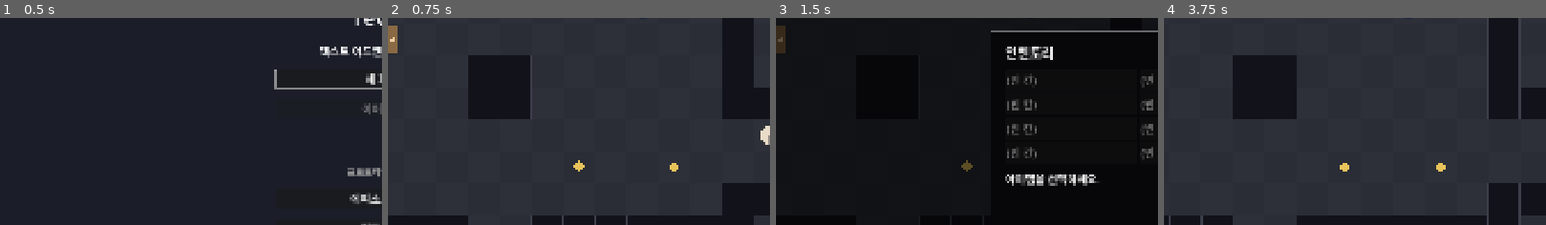
Above: before the commit, frames 1-4 (left to right).
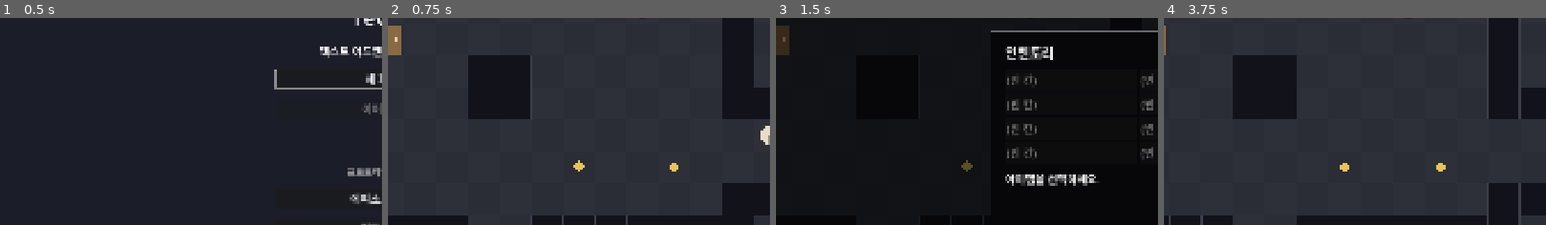
Above: after the commit, the same moments.

Repository: HomilBBANG/rt_Tevah
Game: Godot game, scene res://scenes/title.tscn
Same seed, same stepped clock (60 frames per second), same inputs: the game is played once before the commit and once after it.
Inputs (mouse positions are % of the whole screen's width and height, from its top left):
- Up to frame 1 (0.5 s): no input
- Up to frame 2 (0.75 s): click "새 회차" at 0.5 s
- Up to frame 3 (1.5 s): click "소지품 0/8" at 1.25 s
- Up to frame 4 (3.75 s): click "타이틀로" at 2 s; click "닫기" at 2.75 s; tap Enter (ui_accept) at 3.5 s; move the mouse to (72, 46) at 3.52 s; hold D (dodge_right) from 3.53 s (still down); hold E (interact) from 3.53 s (still down); click (72, 46) at 3.67 s
The pictures show only the part of the screen within x 0-50%, y 23-72%; the shares and areas given below are measured in that part.

Frame 1 is identical in both runs. In frame 2, 0.2% of the frame differs, in the area x 0-4%, y 3-18%; in frame 3, 0.2%; in frame 4, less than 0.1%.

Commit message:
Doors open/close with E and block sight; empty map space is black
- Exits start closed: solid for player and enemies and block enemy sight;
  E toggles; walking into an open door's tile leaves the map
- Map tile ' ' = empty space (black, impassable); area outside the map
  is drawn black; map editor gets an 'empty space' brush and pads
  resized maps with it
- Tests: door open/close/walk-through, sight blocked by a closed door,
  empty-space painting

Co-Authored-By: Claude Opus 5.5 <noreply@anthropic.com>

Diff:
--- a/scenes/field/field.gd
+++ b/scenes/field/field.gd
@@ -4,7 +4,9 @@
 ## - 이동 중 게임 시계가 실시간으로 흐르고 생존 파라미터가 줄어든다 (전투·대화·메뉴 중에는 멈춤).
 ## - 적과 닿으면 턴제 전투(화면 위에 겹쳐 띄움) → 승리: 적 제거 / 도주: 잠시 유예 / 사망: 회차 종료
 ## - NPC 에게 말을 걸면 대화 화면(scenes/main_play)을 겹쳐 띄우고 필드 대화 진행, EXIT 에서 복귀.
-## - 베이스캠프 거점(camp)에서 식사·위생·잠(1시간 단위, 자고 나면 저장). 출구(exit)로 맵 이동.
+## - 베이스캠프 거점(camp)에서 식사·위생·잠(1시간 단위, 자고 나면 저장).
+## - 문(exit): E 로 열고 닫는다. 닫힌 문은 막히고 시야도 가린다. 열린 문 칸으로 걸어 들어가면 그 맵으로 나간다.
+## - 맵 칸: '#' 벽, '.' 바닥, ' ' 빈 공간(검은색, 지나갈 수 없음).
 ## - 저장은 베이스캠프에서만: 잠을 자면 저장되고, 고양이가 와 있으면 고양이에게도 저장할 수 있다(대화 효과 save).
 ## - NPC 는 FieldObjects.schedule 의 시간대에만 나타난다 (예: 고양이의 하루 루틴). 시계가 흐르면 바로 반영.
 ## 회차 상태(시계·생존·몸·처치한 적·조사한 곳·소지품)는 GameState 에 있고, 베이스캠프에서만 저장된다.
@@ -25,7 +27,7 @@
 const WALL_LAYER := 1
 const ACTOR_LAYER := 2
 const NPC_LAYER := 4
-const DOOR_LAYER := 8            # 문(출구): 플레이어·적 모두 통과 못 함. 시야(벽 레이어)는 막지 않음
+const DOOR_LAYER := 8            # 닫힌 문: 플레이어·적 모두 통과 못 하고, 적의 시야도 막는다 (field_enemy._can_see)
 const INTERACT_RANGE := 1.1      # 칸
 const TOAST_TIME := 3.0
 
@@ -111,6 +113,11 @@
 	_update_hud()
 
 
+## 지나갈 수 없는 칸: 벽(#)과 빈 공간(공백)
+static func _is_solid(ch: String) -> bool:
+	return ch != "."
+
+
 func _build_walls() -> void:
 	var body := StaticBody2D.new()
 	body.collision_layer = WALL_LAYER
@@ -121,11 +128,11 @@
 		var row: String = map.tiles[y]
 		var x := 0
 		while x < row.length():
-			if row[x] != "#":
+			if not _is_solid(row[x]):
 				x += 1
 				continue
 			var start := x
-			while x < row.length() and row[x] == "#":
+			while x < row.length() and _is_solid(row[x]):
 				x += 1
 			var shape := CollisionShape2D.new()
 			var rect := RectangleShape2D.new()
@@ -194,7 +201,8 @@
 				spots.append({"kind": kind, "data": o, "pos": pos,
 					"done": GameState.field_has(map.map_id, "done", o.object_id)})
 				if o.type == "exit":
-					_add_door_body(pos)
+					spots.back().open = false
+					spots.back().body = _add_door_body(pos)
 			"npc":
 				var n := StaticBody2D.new()
 				n.set_script(NpcScript)
@@ -235,8 +243,8 @@
 	return false
 
 
-## 문 칸을 막는 충돌체 (문 앞에서 조사 키로 이동)
-func _add_door_body(pos: Vector2) -> void:
+## 닫힌 문 칸을 막는 충돌체 (열면 꺼진다)
+func _add_door_body(pos: Vector2) -> StaticBody2D:
 	var body := StaticBody2D.new()
 	body.collision_layer = DOOR_LAYER
 	body.collision_mask = 0
@@ -247,6 +255,17 @@
 	shape.shape = rect
 	body.add_child(shape)
 	%World.add_child(body)
+	return body
+
+
+## 문 열기·닫기. 문 칸 위에 서 있으면 닫지 않는다.
+func toggle_door(s: Dictionary) -> void:
+	if s.open and Rect2(s.pos - Vector2(tile, tile) / 2.0, Vector2(tile, tile)).grow(player.radius).has_point(player.global_position):
+		return
+	s.open = not s.open
+	s.body.collision_layer = 0 if s.open else DOOR_LAYER
+	%MapView.queue_redraw()
+	_near_spot = {}   # 안내 문구 다시 쓰기
 
 
 func _tile_center(x: float, y: float) -> Vector2:
@@ -273,6 +292,10 @@
 	for e in enemies:
 		if e.grace == 0.0 and e.global_position.distance_to(player.global_position) < player.radius + e.radius:
 			_start_combat(e)
+			return
+	for s in spots:
+		if s.kind == "exit" and s.open and Rect2(s.pos - Vector2(tile, tile) / 2.0, Vector2(tile, tile)).has_point(player.global_position):
+			load_map(s.data.ref)
 			return
 	_update_near_spot()
 
@@ -306,8 +329,12 @@
 		_near_spot = best
 		%Prompt.visible = not best.is_empty()
 		if not best.is_empty():
-			var verb: String = {"npc": "대화", "camp": "거점", "exit": "이동", "spot": "조사"}[best.kind]
-			%Prompt.text = "[E / Space]  %s: %s%s" % [verb, best.data.name, "  (조사함)" if best.kind == "spot" and best.done else ""]
+			var verb: String = {"npc": "대화", "camp": "거점", "exit": "문 열기", "spot": "조사"}[best.kind]
+			var extra := "  (조사함)" if best.kind == "spot" and best.done else ""
+			if best.kind == "exit" and best.open:
+				verb = "문 닫기"
+				extra = "   —   열린 문으로 걸어가면 나감"
+			%Prompt.text = "[E / Space]  %s: %s%s" % [verb, best.data.name, extra]
 
 
 # ---------------------------------------------------------------- 상호작용
@@ -318,7 +345,7 @@
 	match s.kind:
 		"npc": _start_dialogue(s)
 		"camp": _open_camp()
-		"exit": load_map(s.data.ref)
+		"exit": toggle_door(s)
 		"spot": await _investigate(s)
 
 
--- a/scenes/field/field_enemy.gd
+++ b/scenes/field/field_enemy.gd
@@ -56,7 +56,7 @@
 
 
 func _can_see(target: Vector2) -> bool:
-	var q := PhysicsRayQueryParameters2D.create(global_position, target, 1)   # 1 = 벽
+	var q := PhysicsRayQueryParameters2D.create(global_position, target, 1 | 8)   # 1 = 벽, 8 = 닫힌 문
 	return get_world_2d().direct_space_state.intersect_ray(q).is_empty()
 
 
--- a/scenes/field/map_view.gd
+++ b/scenes/field/map_view.gd
@@ -1,6 +1,7 @@
 extends Node2D
 ## 맵 바닥·벽 그리기 (아트 전 placeholder) + 상호작용 지점 표시
-##   조사(spot): 노란 마름모 (조사하면 회색) / 거점(camp): 초록 천막 / 출구(exit): 갈색 문
+##   조사(spot): 노란 마름모 (조사하면 회색) / 거점(camp): 초록 천막 / 출구(exit): 닫힌 문은 갈색, 열린 문은 어두운 틈
+##   빈 공간(' ')과 맵 바깥은 검은색
 
 const FLOOR := Color("2a2d36")
 const FLOOR_ALT := Color("2d3039")
@@ -13,11 +14,18 @@
 
 
 func _draw() -> void:
+	# 맵 바깥도 검게 (카메라가 맵 가장자리보다 조금 더 보여 줌)
+	var w := 0
+	for r in tiles:
+		w = maxi(w, String(r).length())
+	draw_rect(Rect2(Vector2(-4000, -4000), Vector2(w * tile + 8000, tiles.size() * tile + 8000)), Color.BLACK)
 	for y in tiles.size():
 		var row: String = tiles[y]
 		for x in row.length():
 			var r := Rect2(x * tile, y * tile, tile, tile)
-			if row[x] == "#":
+			if row[x] == " ":
+				continue   # 빈 공간: 검은 배경 그대로
+			elif row[x] == "#":
 				draw_rect(r, WALL)
 				draw_rect(r, WALL_EDGE, false, 2.0)
 			else:
@@ -30,8 +38,13 @@
 				draw_colored_polygon(PackedVector2Array([c + Vector2(0, -k), c + Vector2(k, k * 0.8), c + Vector2(-k, k * 0.8)]), Color("5fae6a"))
 				draw_line(c + Vector2(0, -k), c + Vector2(0, k * 0.8), Color("2c5a33"), 3.0)
 			"exit":
-				draw_rect(Rect2(c - Vector2(tile * 0.3, tile * 0.42), Vector2(tile * 0.6, tile * 0.84)), Color("8a6a44"))
-				draw_circle(c + Vector2(tile * 0.16, 0), 5.0, Color("e8d0a0"))
+				var door := Rect2(c - Vector2(tile * 0.42, tile * 0.46), Vector2(tile * 0.84, tile * 0.92))
+				if s.get("open", false):
+					draw_rect(door, Color("0b0b0e"))
+					draw_rect(door, Color("8a6a44"), false, 4.0)
+				else:
+					draw_rect(door, Color("8a6a44"))
+					draw_circle(c + Vector2(tile * 0.24, 0), 5.0, Color("e8d0a0"))
 			_:
 				var k := tile * 0.18
 				var pts := PackedVector2Array([c + Vector2(0, -k), c + Vector2(k, 0), c + Vector2(0, k), c + Vector2(-k, 0)])
--- a/tests/basecamp_smoke.gd
+++ b/tests/basecamp_smoke.gd
@@ -93,18 +93,31 @@
 	await _press_button("닫기")
 	await _snap("cat_back")
 
-	# 문은 통과 못 함: 출구 (7,6) 위에서 아래로 걸어도 막힘
+	# 닫힌 문은 통과 못 함: 출구 (7,6) 위에서 아래로 걸어도 막힘
 	_teleport(7, 5)   # 출구 (7,6) 위
 	await _wait(0.15)
 	Input.action_press("move_down")
 	await _wait(0.5)
 	Input.action_release("move_down")
-	check(f.player.position.y < 6.0 * f.tile, "문은 통과 못 함 (y=%.0f, 문 칸 위쪽 %.0f)" % [f.player.position.y, 6.0 * f.tile])
+	check(f.player.position.y < 6.0 * f.tile, "닫힌 문은 통과 못 함 (y=%.0f, 문 칸 위쪽 %.0f)" % [f.player.position.y, 6.0 * f.tile])
 	_teleport(7, 5)
 	await _wait(0.15)
-	_press("interact")
-	await _wait(0.3)
-	check(f.map.map_id == "test_field" and GameState.current_map == "test_field", "출구 → 탐험 지역")
+	check("문 열기" in f.get_node("%Prompt").text, "문 앞 → '문 열기' 안내")
+	_press("interact")
+	await _wait(0.2)
+	var door: Dictionary = f.spots.filter(func(s): return s.kind == "exit")[0]
+	check(door.open and f.map.map_id == "basecamp" and "문 닫기" in f.get_node("%Prompt").text, "E → 문이 열리기만 함 (아직 이동 안 함)")
+	await _snap("door_open")
+	_press("interact")
+	await _wait(0.2)
+	check(not door.open, "E 다시 → 문 닫힘")
+	_press("interact")
+	await _wait(0.2)
+	Input.action_press("move_down")
+	await _wait(0.6)
+	Input.action_release("move_down")
+	await _wait(0.2)
+	check(f.map.map_id == "test_field" and GameState.current_map == "test_field", "열린 문으로 걸어 나가면 → 탐험 지역")
 	# 실시간 흐름: 1초 ≈ 2분
 	var t1 := GameState.clock
 	var h1 := GameState.get_survival("hunger")
--- a/tests/field_smoke.gd
+++ b/tests/field_smoke.gd
@@ -77,6 +77,22 @@
 	await _wait(0.2)
 	check(f._dialogue_ui == null and not f.frozen, "대화 끝내기 → 복귀")
 
+	# 닫힌 문은 시야를 가린다: 문 (2,2) 를 사이에 두고 적 (2,4) ↔ 플레이어 (2,1)
+	var e0: Node = f.enemies[0]
+	var e0_pos: Vector2 = e0.position
+	var door: Dictionary = f.spots.filter(func(s): return s.kind == "exit")[0]
+	e0.position = Vector2(2.5, 4.5) * f.tile
+	_teleport(2, 1)
+	await get_tree().physics_frame
+	check(not e0._can_see(f.player.global_position), "닫힌 문 너머는 안 보임")
+	f.toggle_door(door)
+	await get_tree().physics_frame
+	await get_tree().physics_frame
+	check(door.open and e0._can_see(f.player.global_position), "문을 열면 보임")
+	f.toggle_door(door)
+	e0.position = e0_pos
+	await get_tree().physics_frame
+
 	# 추격: 적 1 (21,2) 시야 안, 벽 없는 곳으로
 	var e1: Node = f.enemies[0]
 	_teleport(floorf(e1.position.x / f.tile) - 3, 3)   # 같은 방, 3칸 옆 한 줄 아래
--- a/tests/map_editor_smoke.gd
+++ b/tests/map_editor_smoke.gd
@@ -47,6 +47,11 @@
 	ed.set_tool("floor")
 	cv.apply_tool(Vector2i(5, 6))
 	check(cv.is_floor(Vector2i(5, 6)), "바닥 칠하기")
+	ed.set_tool("void")
+	cv.apply_tool(Vector2i(5, 6))
+	check(String(ed.map.tiles[6])[5] == " " and not cv.is_floor(Vector2i(5, 6)), "빈 공간 칠하기")
+	ed.set_tool("floor")
+	cv.apply_tool(Vector2i(5, 6))
 	ed.set_tool("wall")
 	cv.apply_tool(Vector2i(10, 1))   # NPC 1 자리
 	check(cv.is_floor(Vector2i(10, 1)), "물체가 있는 칸은 벽으로 안 바뀜")
Not shown, changed: addons/map_editor/map_canvas.gd
Not shown, changed: addons/map_editor/map_editor.gd
Not shown, changed: CLAUDE.md
Not shown, changed: tools/xlsx_to_json.py
